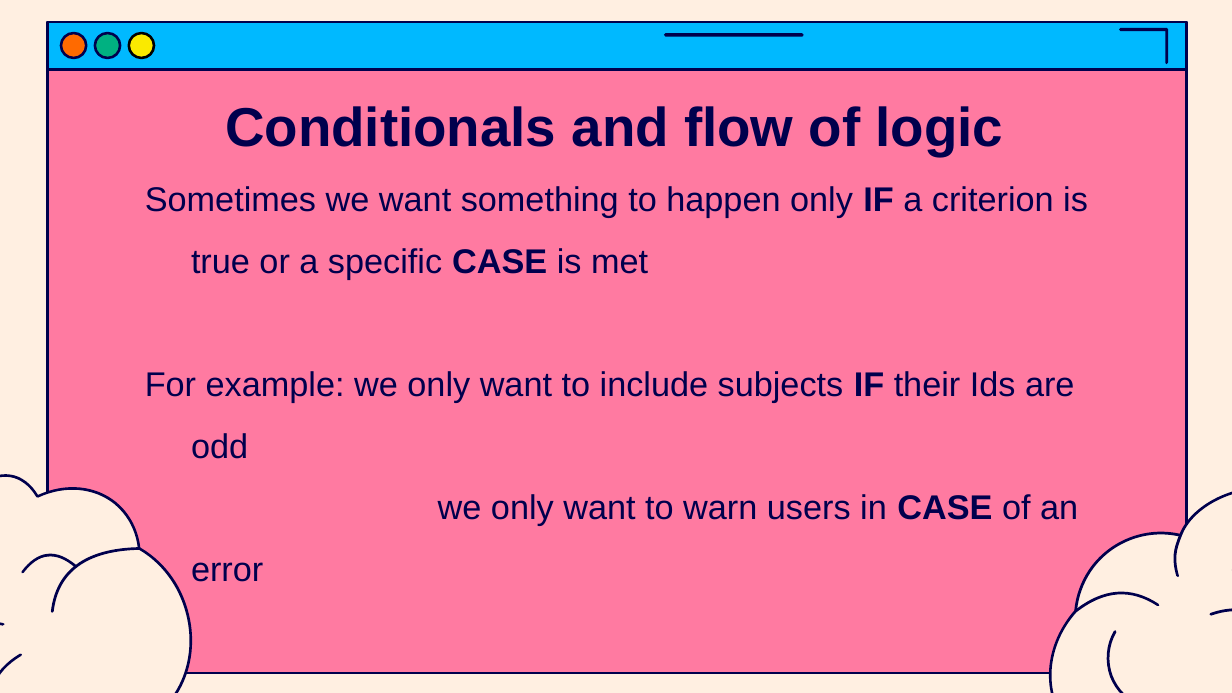
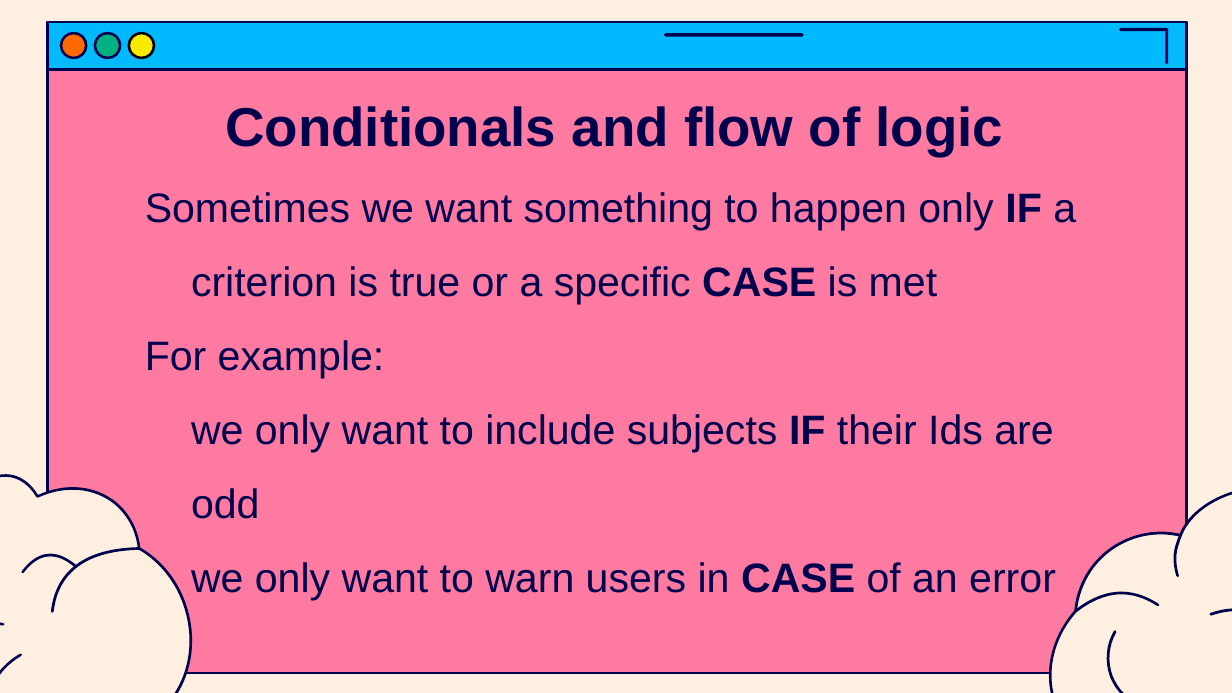
Before and after one commit to jasondsc/MATDRAB2MATFAB, a slide deck: slide 14 of slides/MATLAB_class_2.pptx. Drawn at 1232x693 pixels with LibreOffice and Linux fonts; fonts in the diff are those of the drawing. Boxes give left, top, right and bottom in pixels: in the first picture for what was removed or moved away, otherwise in the second. Text is boxed around its words. In the diff, an @@ line names an element or a change of style, - is before the commit and + after.

```diff
--- a/slides/MATLAB_class_2.pptx
+++ b/slides/MATLAB_class_2.pptx
@@ text at (145,192,1076,600): size 20 to 24 pt in "Sometimes we want something to happen only ...", "we only want to warn users in ..." @@
@@ text at (145,340,1053,519): text changed; size 20 to 24 pt @@
-For example: we only want to include subjects IF their Ids are odd
+For example:
+we only want to include subjects IF their Ids are odd
```
Also in this commit, not shown: 15 other slides changed, 2 other files.
